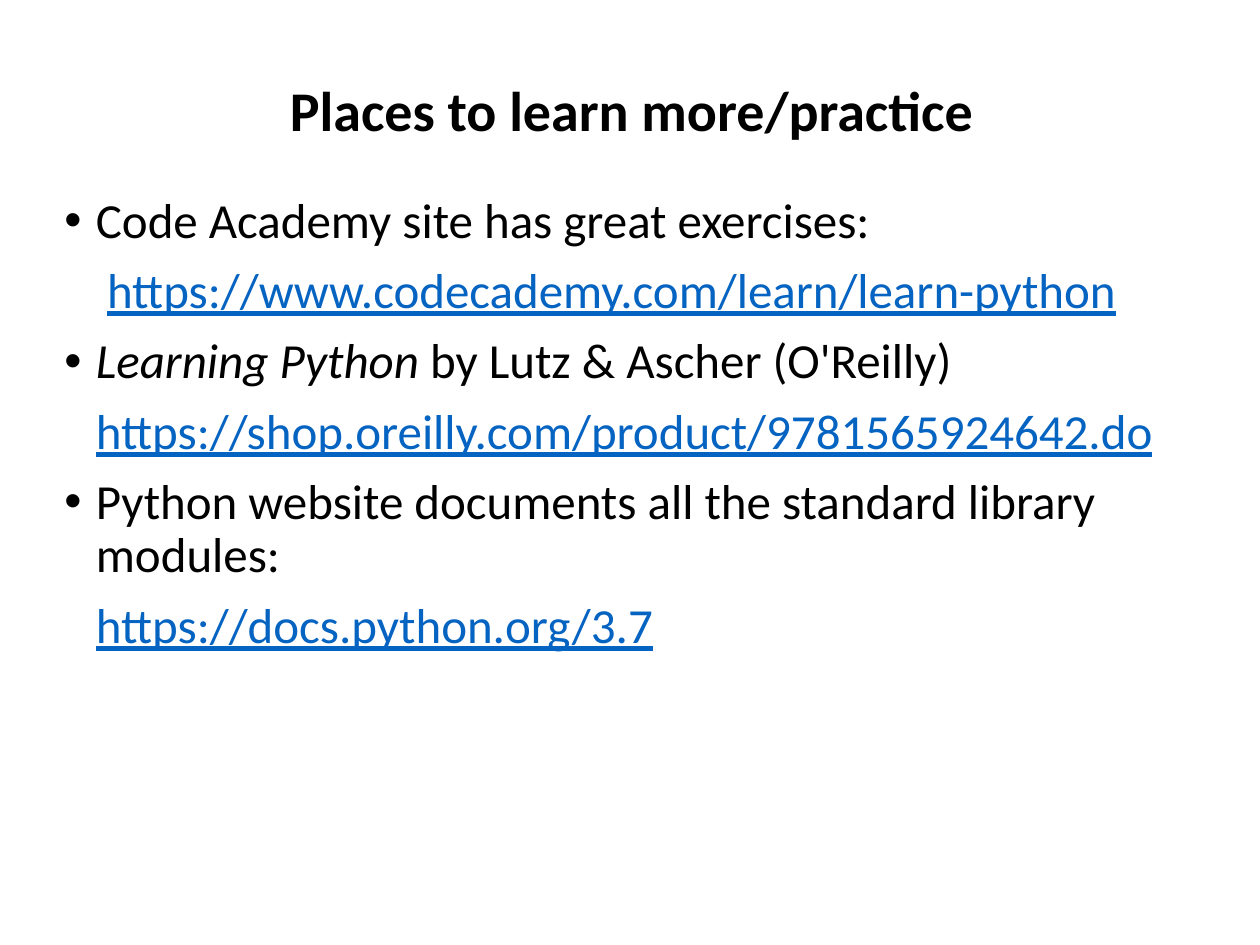
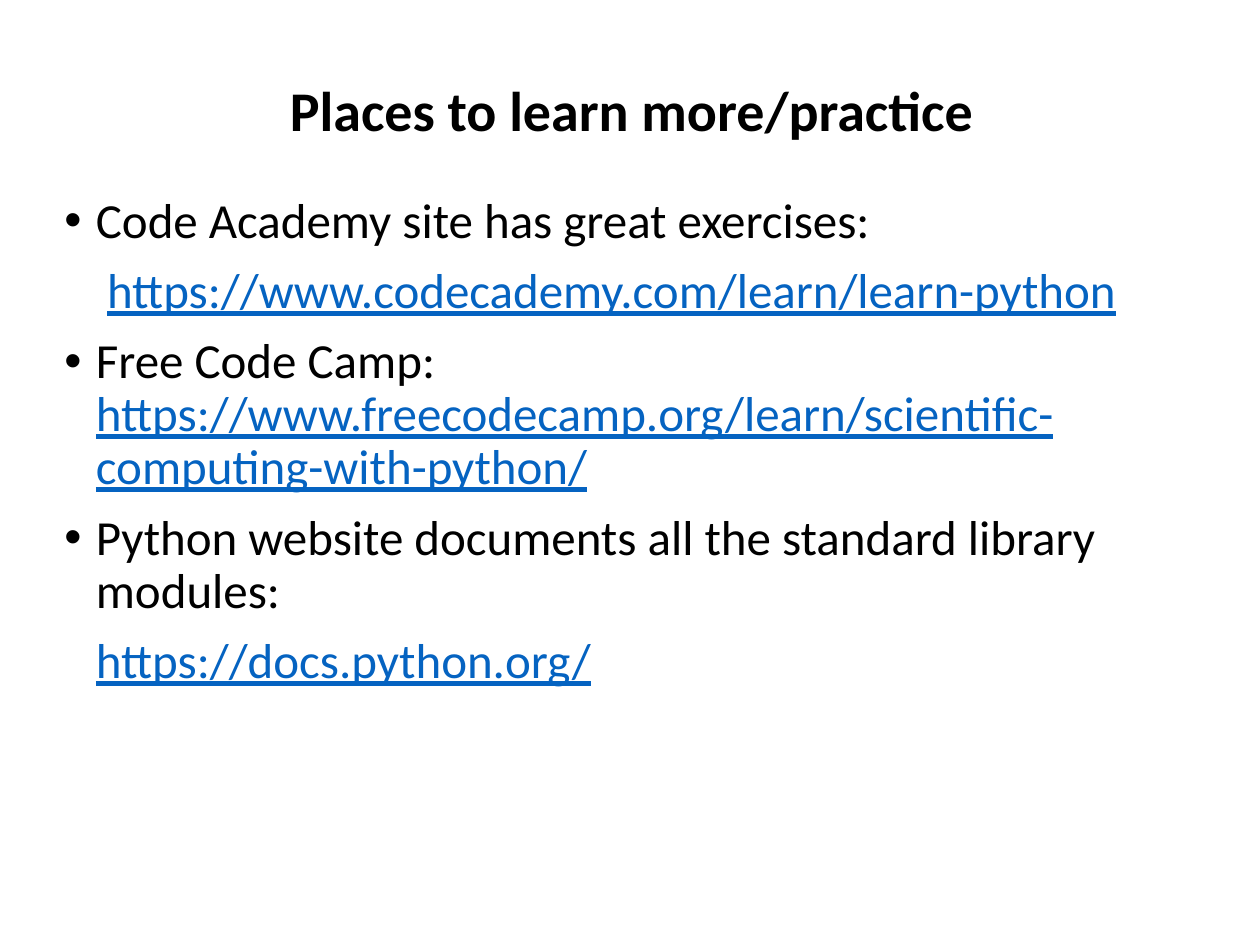
Before and after one commit to ncasuk/ncas-isc, a slide deck: slide 5 of python/presentations/learning_python/15_ceda-py-summary.pptx. Drawn at 1260x945 pixels with LibreOffice and Linux fonts; fonts in the diff are those of the drawing; background and template pictures are left out. Boxes give left, top, right and bottom in pixels: in the first picture for what was removed or moved away, otherwise in the second. Text is boxed around its words. In the diff, an @@ line names an element or a change of style, - is before the commit and + after.

Commit message:
Updated presentations: learning python

```diff
--- a/python/presentations/learning_python/15_ceda-py-summary.pptx
+++ b/python/presentations/learning_python/15_ceda-py-summary.pptx
@@ text at [96,344,1053,493]: text changed @@
-• Learning Python by Lutz & Ascher (O'Reilly)
-https://shop.oreilly.com/product/9781565924642.do
+• Free Code Camp:
+  https://www.freecodecamp.org/learn/scientific-computing-with-python/
@@ text at [96,644,591,687]: text changed @@
-https://docs.python.org/3.7
+https://docs.python.org/
```
Also in this commit, not shown: 15 other files.
